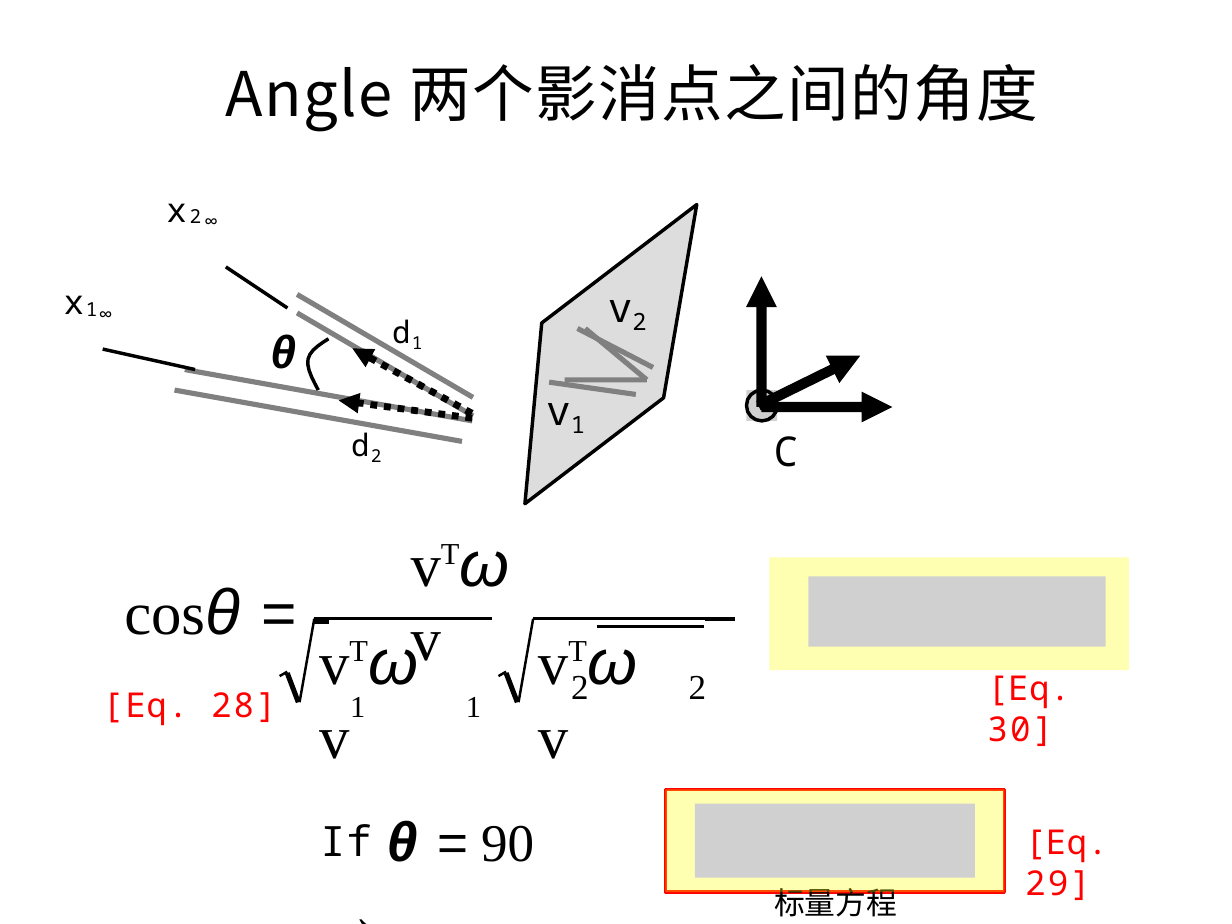
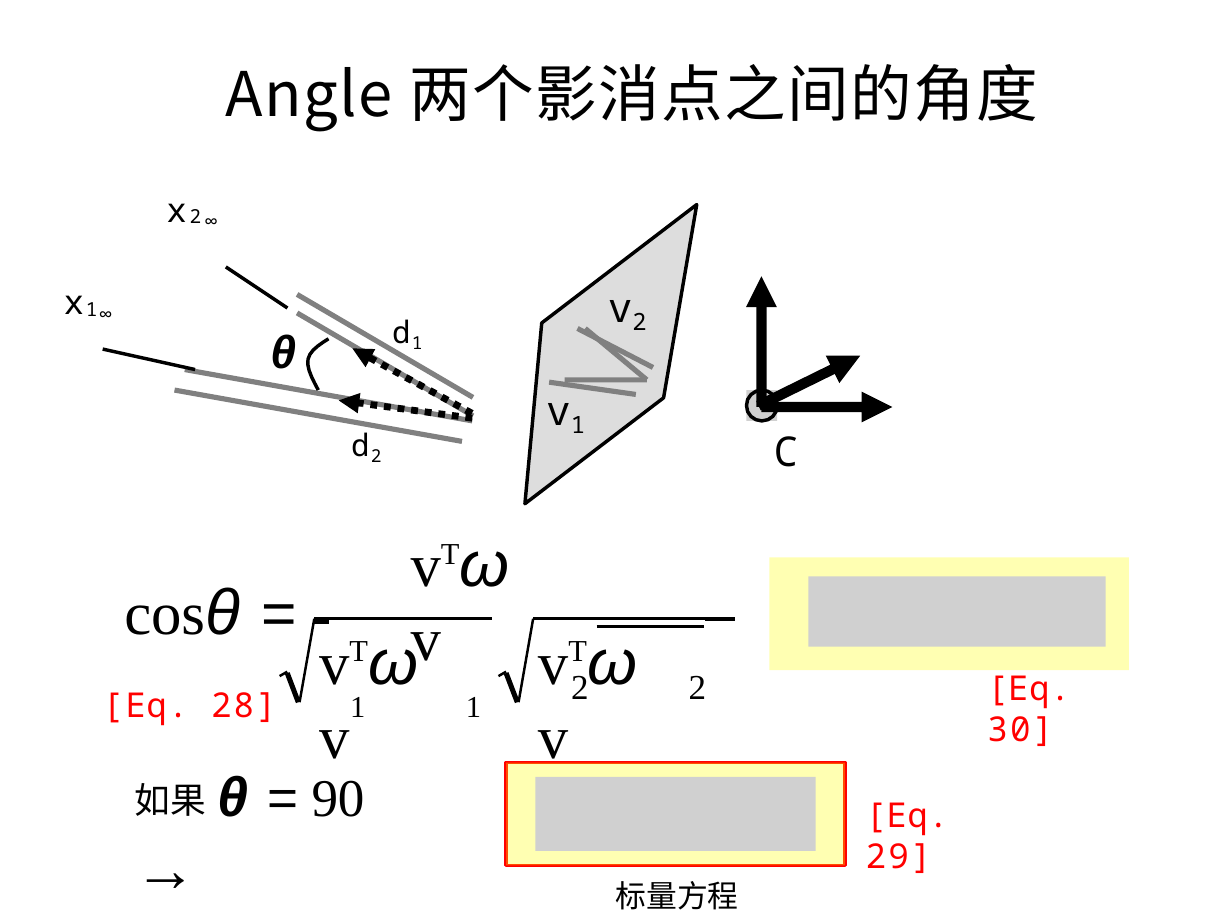
Before and after one commit to evenhax/translation_and_refining_for_cs231a, a slide deck: slide 32 of PPT231a_trans_and_refine/中文矫正版/lecture4_single_view_metrology .pptx. Drawn at 1232x924 pixels with LibreOffice and Linux fonts; fonts in the diff are those of the drawing; grey boxes stand for pictures; background and template pictures are left out. Boxes give left, top, right and bottom in pixels: in the first picture for what was removed or moved away, otherwise in the second. Text is boxed around its words. In the diff, an @@ line names an element or a change of style, - is before the commit and + after.

```diff
--- a/PPT231a_trans_and_refine/中文矫正版/lecture4_single_view_metrology .pptx
+++ b/PPT231a_trans_and_refine/中文矫正版/lecture4_single_view_metrology .pptx
@@ text at [134,775,365,817]: text changed @@
-If θ = 90 →
+如果 θ = 90 →
@@ 2 freeform shapes, 1 text: place and size @@
-2 freeform shapes, 1 text at [665,790,1108,900]
+2 freeform shapes, 1 text at [506,763,949,873]
@@ picture added at [536,777,816,851] @@
@@ picture removed at [695,803,975,877] @@
@@ text "标量方程" rewrapped from [774,888,897,923] to [616,881,739,910] @@
```
Also in this commit, not shown: 14 other slides changed, 2 slides removed, 5 other files.
